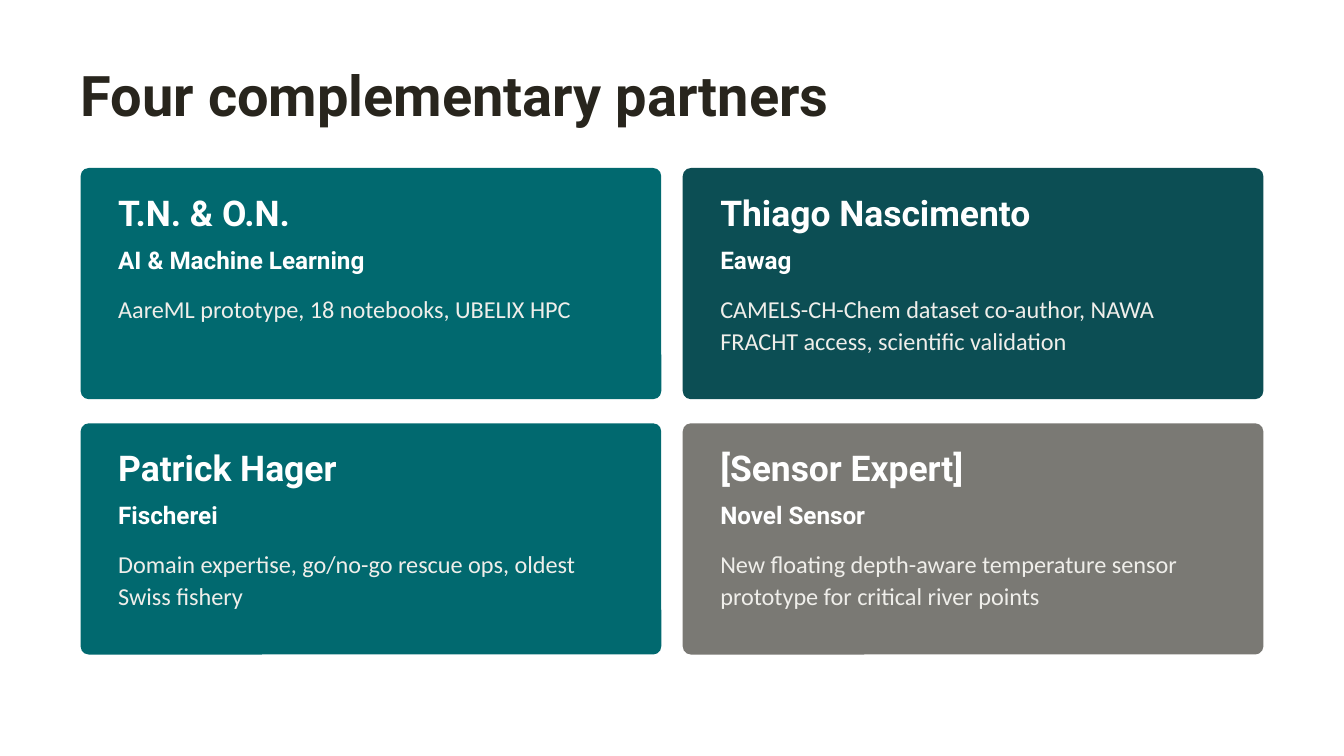
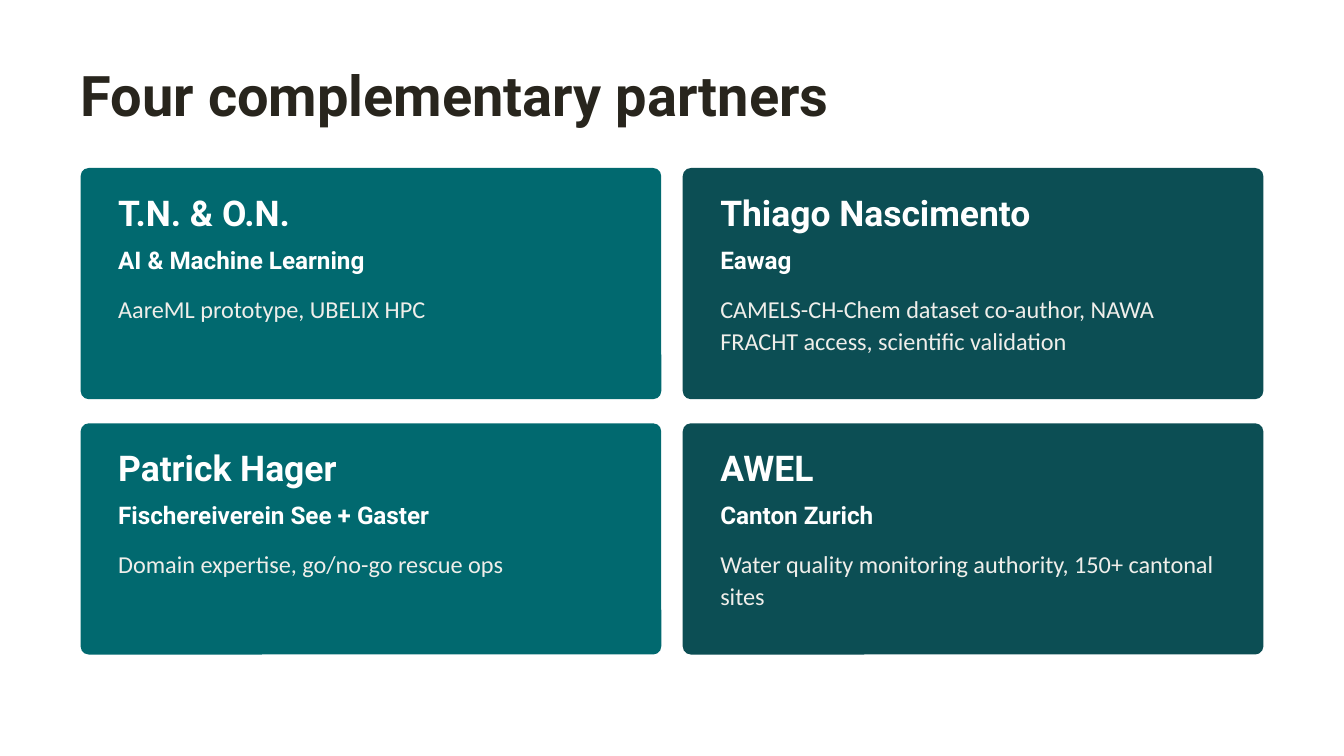
Before and after one commit to polar-bear-after-lunch/AareML, a slide deck: slide 5 of AareML_Sandbox_Pitch.pptx. Drawn at 1344x756 pixels with LibreOffice and Linux fonts; fonts in the diff are those of the drawing. Boxes give left, top, right and bottom in pixels: in the first picture for what was removed or moved away, otherwise in the second. Text is boxed around its words. In the diff, an @@ line names an element or a change of style, - is before the commit and + after.

```diff
--- a/AareML_Sandbox_Pitch.pptx
+++ b/AareML_Sandbox_Pitch.pptx
@@ text at (x1=118, y1=302, x2=426, y2=322): text changed @@
-AareML prototype, 18 notebooks, UBELIX HPC
+AareML prototype, UBELIX HPC
@@ rounded rectangle at (x1=683, y1=423, x2=1263, y2=655): fill #7A7974 to #0C4E54 @@
@@ text at (x1=720, y1=455, x2=873, y2=525): text changed; size 19 to 13 pt @@
-[Sensor Expert]
-Novel Sensor
+AWEL
+Canton Zurich
@@ text at (x1=118, y1=505, x2=429, y2=525): text changed @@
-Fischerei
+Fischereiverein See + Gaster
@@ text at (x1=118, y1=556, x2=503, y2=577): text changed @@
-Domain expertise, go/no-go rescue ops, oldest Swiss fishery
+Domain expertise, go/no-go rescue ops
@@ text at (x1=720, y1=556, x2=1214, y2=605): text changed @@
-New floating depth-aware temperature sensor prototype for critical river points
+Water quality monitoring authority, 150+ cantonal sites
```
Also in this commit, not shown: 4 other slides changed, 1 other file.
